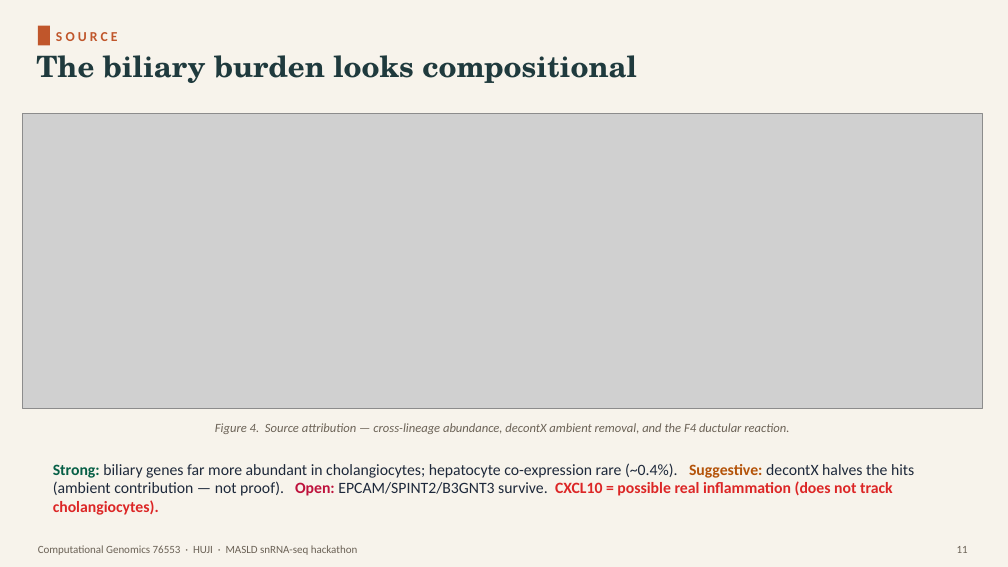
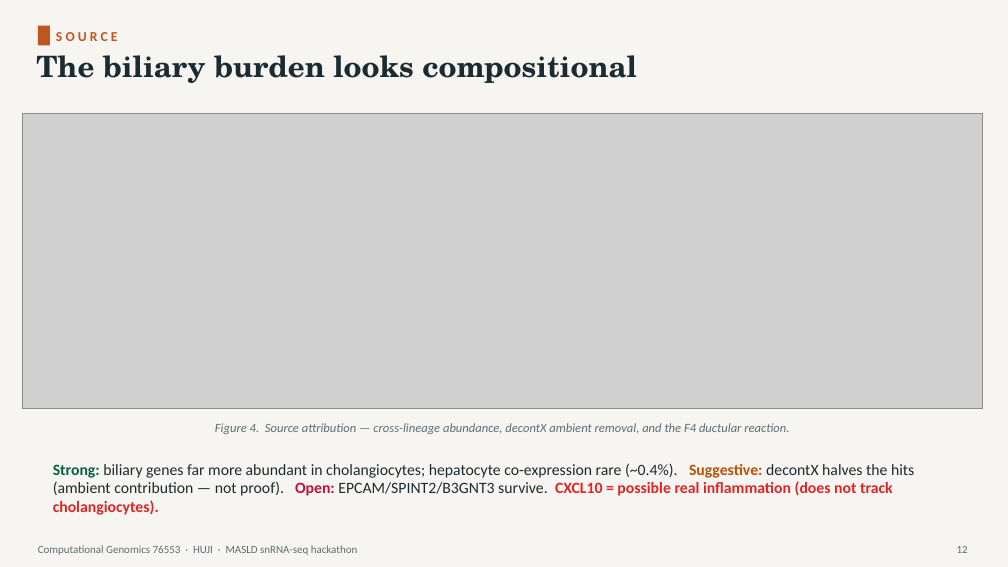
Before and after one commit to roeetekoah/liver-zonation, a slide deck: slide 12 of presentation/MASLD_zonation.pptx (slide 11 before the commit). Drawn at 1008x567 pixels with LibreOffice and Linux fonts; fonts in the diff are those of the drawing; grey boxes stand for pictures. Boxes give left, top, right and bottom in pixels: in the first picture for what was removed or moved away, otherwise in the second. Text is boxed around its words. In the diff, an @@ line names an element or a change of style, - is before the commit and + after.

```diff
--- a/presentation/MASLD_zonation.pptx
+++ b/presentation/MASLD_zonation.pptx
@@ background #F7F3EB to #F7F5F1 @@
@@ rectangle at box(38, 26, 50, 45): fill #C0562B to #C0561B @@
@@ text "SOURCE" at box(56, 32, 118, 41): text colour #C0562B to #C0561B @@
@@ text "The biliary burden looks compositional" at box(36, 55, 637, 83): text colour #1F3A3D to #1B2B31 @@
@@ text "Figure 4. Source attribution — ..." at box(215, 423, 789, 434): text colour #6B6256 to #5C6E73 @@
@@ text "Computational Genomics 76553 · HUJI ..." at box(38, 545, 358, 555): text colour #6B6256 to #5C6E73 @@
@@ text at box(957, 546, 968, 553): text changed; text colour #6B6256 to #5C6E73 @@
-11
+12
```
Also in this commit, not shown: 20 other slides changed, 1 slide added, 1 other file.
